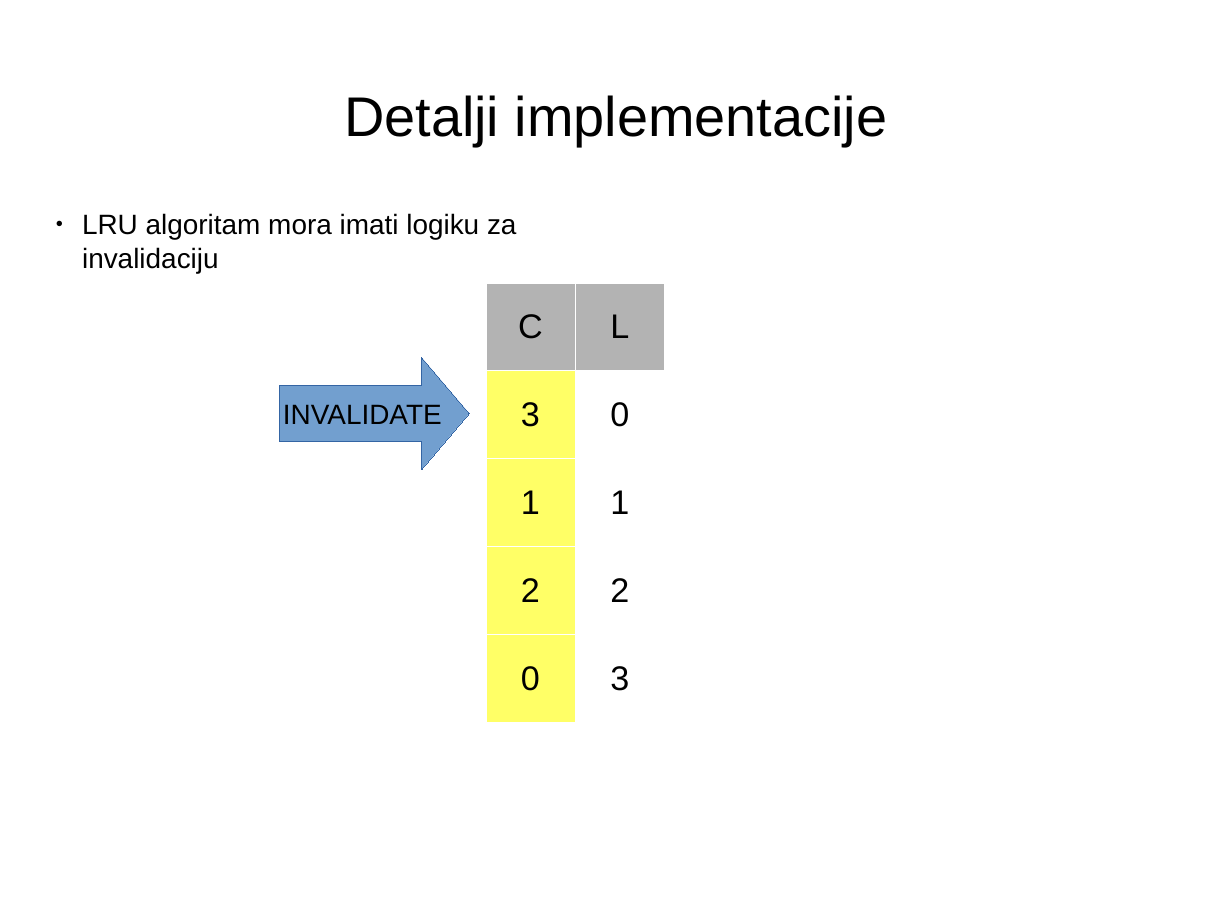
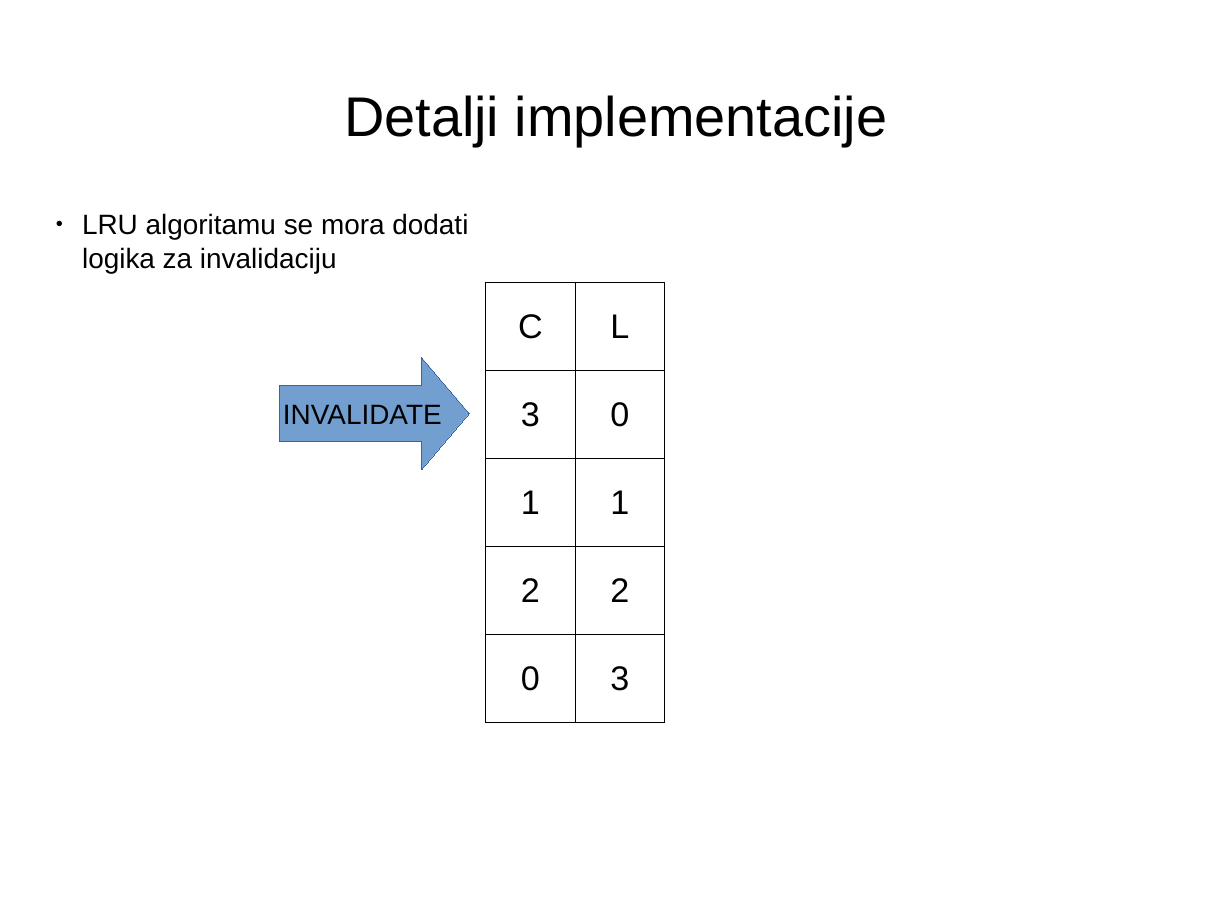
Before and after one commit to jovan-djukic/bachelorThesis, a slide deck: slide 16 of documentation/presentation/BachelorThesis.odp. Drawn at 1232x924 pixels with LibreOffice and Linux fonts; fonts in the diff are those of the drawing. Boxes give left, top, right and bottom in pixels: in the first picture for what was removed or moved away, otherwise in the second. Text is boxed around its words. In the diff, an @@ line names an element or a change of style, - is before the commit and + after.

```diff
--- a/documentation/presentation/BachelorThesis.odp
+++ b/documentation/presentation/BachelorThesis.odp
@@ text at [82,213,468,273]: text changed @@
-● LRU algoritam mora imati logiku za invalidaciju
+● LRU algoritamu se mora dodati logika za invalidaciju
@@ table at [486,283,665,723] @@
@@ fill #B3B3B3 to none in row 1 @@
@@ fill #FFFF66 to none in 4 cells @@
@@ fill #FFFFFF to none in 4 cells @@
@@ borders changed @@
```
Also in this commit, not shown: 16 other slides changed, 7 other files.
